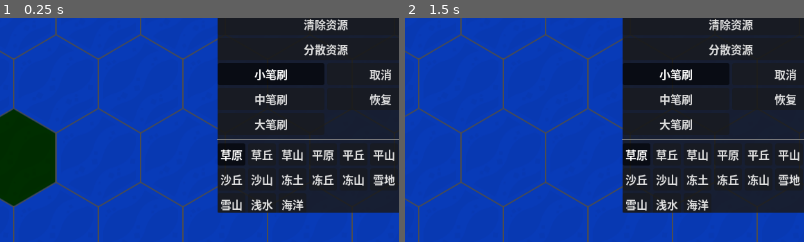
Above: before the commit, frames 1-2 (left to right).
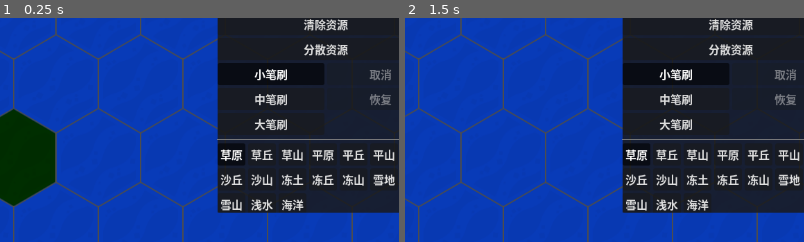
Above: after the commit, the same moments.

Repository: ZeromaXHe/MyGitRepository
Game: Godot game, scene res://scenes/map_editor/map_editor.tscn
The game is run twice, just before and just after one commit, with the same random seed, the same clock (stepped at 60 frames per second) and the same inputs. This scene is started directly instead of the project's main scene.
Inputs:
- Up to frame 1 (0.25 s): no input
- Up to frame 2 (1.5 s): click "详情和文本" at 0.5 s; click "地形" at 1.25 s
The pictures show only the part of the screen within x 46-96%, y 27-77%; the shares and areas given below are measured in that part.

The runs differ from the first frame. In frame 1, 0.3% of the frame differs, in the area x 92-98%, y 22-39%; in frame 2, 0.3%.

Commit message:
feature(GodotDemo): Civ6Copy 仿文明战棋游戏 - 地图编辑器（支持放置所有地形、大中小笔刷、恢复和取消；选择区域根据笔刷大小变化）

Diff:
--- a/GodotDemo/Civ6Copy/scenes/gui/map_editor_gui.gd
+++ b/GodotDemo/Civ6Copy/scenes/gui/map_editor_gui.gd
@@ -1,6 +1,9 @@
 class_name MapEditorGUI
 extends CanvasLayer
 
+
+signal restore_btn_pressed
+signal cancel_btn_pressed
 
 enum TabStatus {
 	PLACE,
@@ -66,6 +69,9 @@
 @onready var small_button: Button = $"MarginContainer/RightTopPanelContainer/RtVBoxContainer/TabContainer/放置/EditGridContainer/SmallButton"
 @onready var mid_button: Button = $"MarginContainer/RightTopPanelContainer/RtVBoxContainer/TabContainer/放置/EditGridContainer/MidButton"
 @onready var big_button: Button = $"MarginContainer/RightTopPanelContainer/RtVBoxContainer/TabContainer/放置/EditGridContainer/BigButton"
+# 恢复和取消按钮
+@onready var restore_button: Button = $"MarginContainer/RightTopPanelContainer/RtVBoxContainer/TabContainer/放置/EditGridContainer/RestoreButton"
+@onready var cancel_button: Button = $"MarginContainer/RightTopPanelContainer/RtVBoxContainer/TabContainer/放置/EditGridContainer/CancelButton"
 # 右边放置地形时的按钮
 @onready var grass_button: Button = $"MarginContainer/RightTopPanelContainer/RtVBoxContainer/TabContainer/放置/ScrollContainer/TerrainGridContainer/GrassButton"
 @onready var grass_hill_button: Button = $"MarginContainer/RightTopPanelContainer/RtVBoxContainer/TabContainer/放置/ScrollContainer/TerrainGridContainer/GrassHillButton"
@@ -93,6 +99,9 @@
 	terrain_type_group.pressed.connect(handle_terrain_type_group_pressed)
 	painter_size_group = small_button.button_group
 	painter_size_group.pressed.connect(handle_painter_size_group_pressed)
+
+	restore_button.disabled = true
+	cancel_button.disabled = true
 
 
 func handle_place_mode_group_pressed(button: BaseButton) -> void:
@@ -178,3 +187,19 @@
 
 func set_info_label_text(text: String) -> void:
 	info_label.text = text
+
+
+func set_restore_button_disable(b: bool) -> void:
+	restore_button.disabled = b
+
+
+func set_cancel_button_disable(b: bool) -> void:
+	cancel_button.disabled = b
+
+
+func _on_restore_button_pressed() -> void:
+	restore_btn_pressed.emit()
+
+
+func _on_cancel_button_pressed() -> void:
+	cancel_btn_pressed.emit()
--- a/GodotDemo/Civ6Copy/scenes/gui/map_editor_gui.tscn
+++ b/GodotDemo/Civ6Copy/scenes/gui/map_editor_gui.tscn
@@ -191,6 +191,7 @@
 layout_mode = 2
 size_flags_horizontal = 3
 tooltip_text = "点击取消上一操作"
+disabled = true
 text = "取消"
 
 [node name="MidButton" type="Button" parent="MarginContainer/RightTopPanelContainer/RtVBoxContainer/TabContainer/放置/EditGridContainer"]
@@ -205,6 +206,7 @@
 layout_mode = 2
 size_flags_horizontal = 3
 tooltip_text = "点击恢复已取消的上一操作"
+disabled = true
 text = "恢复"
 
 [node name="BigButton" type="Button" parent="MarginContainer/RightTopPanelContainer/RtVBoxContainer/TabContainer/放置/EditGridContainer"]
@@ -511,3 +513,6 @@
 handle_input_locally = false
 size = Vector2i(288, 162)
 render_target_update_mode = 4
+
+[connection signal="pressed" from="MarginContainer/RightTopPanelContainer/RtVBoxContainer/TabContainer/放置/EditGridContainer/CancelButton" to="." method="_on_cancel_button_pressed"]
+[connection signal="pressed" from="MarginContainer/RightTopPanelContainer/RtVBoxContainer/TabContainer/放置/EditGridContainer/RestoreButton" to="." method="_on_restore_button_pressed"]
--- a/GodotDemo/Civ6Copy/scenes/map_editor/map_editor.gd
+++ b/GodotDemo/Civ6Copy/scenes/map_editor/map_editor.gd
@@ -21,8 +21,33 @@
 var _from_camera_position := Vector2(-1, -1)
 # 鼠标悬浮的图块坐标
 var _mouse_hover_tile_coord := Vector2i(-1, -1)
+# 地块类型到 TileSet 信息映射
+var _terrain_type_to_tile_dict : Dictionary = {
+	MapEditorGUI.TerrainType.GRASS: MapTileCell.new(0, Vector2i(5, 1)),
+	MapEditorGUI.TerrainType.GRASS_HILL: MapTileCell.new(0, Vector2i(4, 4)),
+	MapEditorGUI.TerrainType.GRASS_MOUNTAIN: MapTileCell.new(0, Vector2i(4, 6)),
+	MapEditorGUI.TerrainType.PLAIN: MapTileCell.new(0, Vector2i(6, 5)),
+	MapEditorGUI.TerrainType.PLAIN_HILL: MapTileCell.new(0, Vector2i(5, 8)),
+	MapEditorGUI.TerrainType.PLAIN_MOUNTAIN: MapTileCell.new(0, Vector2i(5, 7)),
+	MapEditorGUI.TerrainType.DESERT: MapTileCell.new(0, Vector2i(2, 3)),
+	MapEditorGUI.TerrainType.DESERT_HILL: MapTileCell.new(0, Vector2i(1, 6)),
+	MapEditorGUI.TerrainType.DESERT_MOUNTAIN: MapTileCell.new(0, Vector2i(1, 8)),
+	MapEditorGUI.TerrainType.TUNDRA: MapTileCell.new(0, Vector2i(0, 12)),
+	MapEditorGUI.TerrainType.TUNDRA_HILL: MapTileCell.new(0, Vector2i(0, 5)),
+	MapEditorGUI.TerrainType.TUNDRA_MOUNTAIN: MapTileCell.new(0, Vector2i(10, 5)),
+	MapEditorGUI.TerrainType.SNOW: MapTileCell.new(3, Vector2i(1, 2)),
+	MapEditorGUI.TerrainType.SNOW_HILL: MapTileCell.new(3, Vector2i(2, 1)),
+	MapEditorGUI.TerrainType.SNOW_MOUNTAIN: MapTileCell.new(3, Vector2i(2, 2)),
+	MapEditorGUI.TerrainType.SHORE: MapTileCell.new(1, Vector2i(0, 0)),
+	MapEditorGUI.TerrainType.OCEAN: MapTileCell.new(2, Vector2i(0, 0)),
+}
 var _map_size: MapSize
 var _map_type: MapType
+# 记录地图图块数据
+var _map_tile_info: Array = []
+# 恢复和取消，记录操作的栈
+var _before_step_stack: Array[PaintStep] = []
+var _after_step_stack: Array[PaintStep] = []
 
 @onready var tile_map: TileMap = $TileMap
 @onready var camera: CameraManager = $Camera2D
@@ -34,27 +59,14 @@
 	_map_type = MapType.BLANK
 	initialize_map(MapType.BLANK, MapSize.DUAL)
 	initialize_camera(MapSize.DUAL)
+	gui.restore_btn_pressed.connect(handle_restore)
+	gui.cancel_btn_pressed.connect(handle_cancel)
 
 
 func _process(delta: float) -> void:
 	var map_coord: Vector2i = tile_map.local_to_map(tile_map.to_local(get_global_mouse_position()))
 	paint_new_green_chosen_area(map_coord)
 
-
-func paint_new_green_chosen_area(map_coord: Vector2i) -> void:
-	# 只在放置模式下绘制鼠标悬浮地块
-	if gui.get_rt_tab_status() != MapEditorGUI.TabStatus.PLACE:
-		return
-	if map_coord == _mouse_hover_tile_coord:
-		return
-	if gui.painter_size == MapEditorGUI.PainterSize.SMALL:
-		# 擦除原图块
-		tile_map.set_cell(1, _mouse_hover_tile_coord)
-		# 新增新图块
-		tile_map.set_cell(1, map_coord,
-				tile_map.get_cell_source_id(0, map_coord),
-				tile_map.get_cell_atlas_coords(0, map_coord))
-		_mouse_hover_tile_coord = map_coord
 
 func _unhandled_input(event: InputEvent) -> void:
 	if event is InputEventMouseButton:
@@ -79,32 +91,178 @@
 		camera.drag(event.position)
 
 
+func handle_restore() -> void:
+	if _after_step_stack.is_empty():
+		printerr("之后操作为空，异常！")
+		return
+	var step: PaintStep = _after_step_stack.pop_back()
+	if _after_step_stack.is_empty():
+		gui.set_restore_button_disable(true)
+	for change in step.changed_arr:
+		# 恢复 TileMap 到操作后的状态
+		var cell_info: MapTileCell = _terrain_type_to_tile_dict[change.after.type]
+		tile_map.set_cell(0, change.coord, cell_info.source_id, cell_info.atlas_coords)
+		# 恢复地图地块信息
+		_map_tile_info[change.coord.x][change.coord.y] = change.after
+	# 把操作存到之前的取消栈中
+	_before_step_stack.push_back(step)
+	gui.set_cancel_button_disable(false)
+
+
+func handle_cancel() -> void:
+	if _before_step_stack.is_empty():
+		printerr("历史操作为空，异常！")
+		return
+	var step: PaintStep = _before_step_stack.pop_back()
+	if _before_step_stack.is_empty():
+		gui.set_cancel_button_disable(true)
+	for change in step.changed_arr:
+		# 还原 TileMap 到操作前的状态
+		var cell_info: MapTileCell = _terrain_type_to_tile_dict[change.before.type]
+		tile_map.set_cell(0, change.coord, cell_info.source_id, cell_info.atlas_coords)
+		# 还原地图地块信息
+		_map_tile_info[change.coord.x][change.coord.y] = change.before
+	# 把操作存到之后的恢复栈中
+	_after_step_stack.push_back(step)
+	gui.set_restore_button_disable(false)
+
+
+func paint_new_green_chosen_area(map_coord: Vector2i, renew: bool = false) -> void:
+	# 只在放置模式下绘制鼠标悬浮地块
+	if gui.get_rt_tab_status() != MapEditorGUI.TabStatus.PLACE:
+		return
+	if not renew and map_coord == _mouse_hover_tile_coord:
+		return
+	# 按最大笔刷的范围擦除原来图块
+	var old_inside: Array[Vector2i] = get_surrounding_cells(_mouse_hover_tile_coord, 2, true)
+	for coord in old_inside:
+		# 擦除原图块
+		tile_map.set_cell(1, coord)
+
+	var dist: int
+	match gui.painter_size:
+		MapEditorGUI.PainterSize.SMALL:
+			dist = 0
+		MapEditorGUI.PainterSize.MID:
+			dist = 1
+		MapEditorGUI.PainterSize.BIG:
+			dist = 2
+		_:
+			printerr("unknown painter size")
+			return
+	var new_inside: Array[Vector2i] = get_surrounding_cells(map_coord, dist, true)
+	for coord in new_inside:
+		# 新增新图块
+		tile_map.set_cell(1, coord,
+				tile_map.get_cell_source_id(0, coord),
+				tile_map.get_cell_atlas_coords(0, coord))
+
+	_mouse_hover_tile_coord = map_coord
+
+
 func paint_map(map_coord: Vector2i) -> void:
-	if gui.place_mode != MapEditorGUI.PlaceMode.TERRAIN \
-			or gui.terrain_type != MapEditorGUI.TerrainType.GRASS \
-			or gui.painter_size != MapEditorGUI.PainterSize.SMALL:
-		return
-	# 绘制草原
-	tile_map.set_cell(0, map_coord, 0, Vector2i(5, 1))
-	var surroundings: Array[Vector2i] = tile_map.get_surrounding_cells(map_coord)
+	if gui.place_mode != MapEditorGUI.PlaceMode.TERRAIN:
+		return
+	if not _terrain_type_to_tile_dict.has(gui.terrain_type):
+		printerr("can't paint unknown tile!")
+		return
+	var dist: int
+	match gui.painter_size:
+		MapEditorGUI.PainterSize.SMALL:
+			dist = 0
+		MapEditorGUI.PainterSize.MID:
+			dist = 1
+		MapEditorGUI.PainterSize.BIG:
+			dist = 2
+		_:
+			printerr("unknown painter size")
+			return
+	# 地图大小
 	var size: Vector2i = size_dict[_map_size]
-	for coord in surroundings:
+	var inside: Array[Vector2i] = get_surrounding_cells(map_coord, dist, true)
+	var step: PaintStep = PaintStep.new()
+	for coord in inside:
 		# 超出地图范围的不处理
 		if coord.x < 0 and coord.x >= size.x and coord.y < 0 and coord.y >= size.y:
 			continue
-		# 仅深海需要改为浅海
-		if tile_map.get_cell_source_id(0, coord) != 2:
+		paint_tile(coord, step, gui.terrain_type)
+	# 围绕陆地地块绘制浅海
+	if gui.terrain_type != MapEditorGUI.TerrainType.SHORE and gui.terrain_type != MapEditorGUI.TerrainType.OCEAN:
+		var out_ring: Array[Vector2i] = get_surrounding_cells(map_coord, dist + 1, false)
+		for coord in out_ring:
+			# 超出地图范围的不处理
+			if coord.x < 0 and coord.x >= size.x and coord.y < 0 and coord.y >= size.y:
+				continue
+			# 仅深海需要改为浅海
+			if tile_map.get_cell_source_id(0, coord) != 2:
+				continue
+			paint_tile(coord, step, MapEditorGUI.TerrainType.SHORE)
+
+	_before_step_stack.push_back(step)
+	# 最多只记录 30 个历史操作
+	if _before_step_stack.size() > 30:
+		_before_step_stack.pop_front()
+	gui.set_cancel_button_disable(false)
+	# 每次操作后也就意味着不能向后恢复了
+	_after_step_stack.clear()
+	gui.set_restore_button_disable(true)
+
+	# 强制重绘选择区域
+	paint_new_green_chosen_area(map_coord, true)
+
+
+func paint_tile(coord: Vector2i, step: PaintStep, terrain_type: MapEditorGUI.TerrainType):
+	# 记录操作
+	var change: PaintChange = PaintChange.new()
+	change.coord = coord
+	change.before = _map_tile_info[coord.x][coord.y]
+	change.after = TileInfo.new(terrain_type)
+	step.changed_arr.append(change)
+	# 记录地图地块信息
+	_map_tile_info[coord.x][coord.y] = change.after
+	# 真正绘制 TileMap 地块
+	var cell_info: MapTileCell = _terrain_type_to_tile_dict[terrain_type]
+	tile_map.set_cell(0, coord, cell_info.source_id, cell_info.atlas_coords)
+
+
+## TODO: 目前基于 TileMap 既有 API 实现的，所以效率比较低，未来可以自己实现这个逻辑
+func get_surrounding_cells(map_coord: Vector2i, dist: int, include_inside: bool) -> Array[Vector2i]:
+	if dist < 0:
+		return []
+	# 从坐标到是否边缘的布尔值的映射
+	var dict: Dictionary = {map_coord: true}
+	for i in range(0, dist):
+		var dup_dict: Dictionary = dict.duplicate()
+		for k in dup_dict:
+			if not dict[k]:
+				continue
+			var surroundings: Array[Vector2i] = tile_map.get_surrounding_cells(k)
+			for surround in surroundings:
+				if dict.has(surround):
+					continue
+				dict[surround] = true
+			dict[k] = false
+	var result: Array[Vector2i] = []
+	for k in dict:
+		if not include_inside and not dict[k]:
 			continue
-		# 绘制浅海海岸
-		tile_map.set_cell(0, coord, 1, Vector2i(0, 0))
+		result.append(k)
+	return result
 
 
 func initialize_map(map_type: MapType, map_size: MapSize) -> void:
 	if map_type == MapType.BLANK:
+		# 修改 TileMap 图块
 		var size: Vector2i = size_dict[map_size]
+		var ocean_cell: MapTileCell = _terrain_type_to_tile_dict[MapEditorGUI.TerrainType.OCEAN]
 		for i in range(0, size.x, 1):
 			for j in range(0, size.y, 1):
-				tile_map.set_cell(0, Vector2i(i, j), 2, Vector2i(0, 0))
+				tile_map.set_cell(0, Vector2i(i, j), ocean_cell.source_id, ocean_cell.atlas_coords)
+		# 记录地图地块信息
+		for i in range(size.x):
+			_map_tile_info.append([])
+			for j in range(size.y):
+				_map_tile_info[i].append(TileInfo.new(MapEditorGUI.TerrainType.OCEAN))
 
 
 func initialize_camera(map_size: MapSize) -> void:
@@ -120,3 +278,29 @@
 	camera.set_min_y(0)
 	# 摄像头默认居中
 	camera.global_position = Vector2(max_x / 2, max_y / 2)
+
+
+class MapTileCell:
+	var source_id: int = -1
+	var atlas_coords: Vector2i = Vector2i(-1, -1)
+
+	func _init(source_id: int, atlas_coords: Vector2i) -> void:
+		self.source_id = source_id
+		self.atlas_coords = atlas_coords
+
+
+class PaintStep:
+	var changed_arr: Array[PaintChange] = []
+
+
+class PaintChange:
+	var coord: Vector2i
+	var before: TileInfo
+	var after: TileInfo
+
+
+class TileInfo:
+	var type: MapEditorGUI.TerrainType = MapEditorGUI.TerrainType.OCEAN
+
+	func _init(type: MapEditorGUI.TerrainType) -> void:
+		self.type = type
